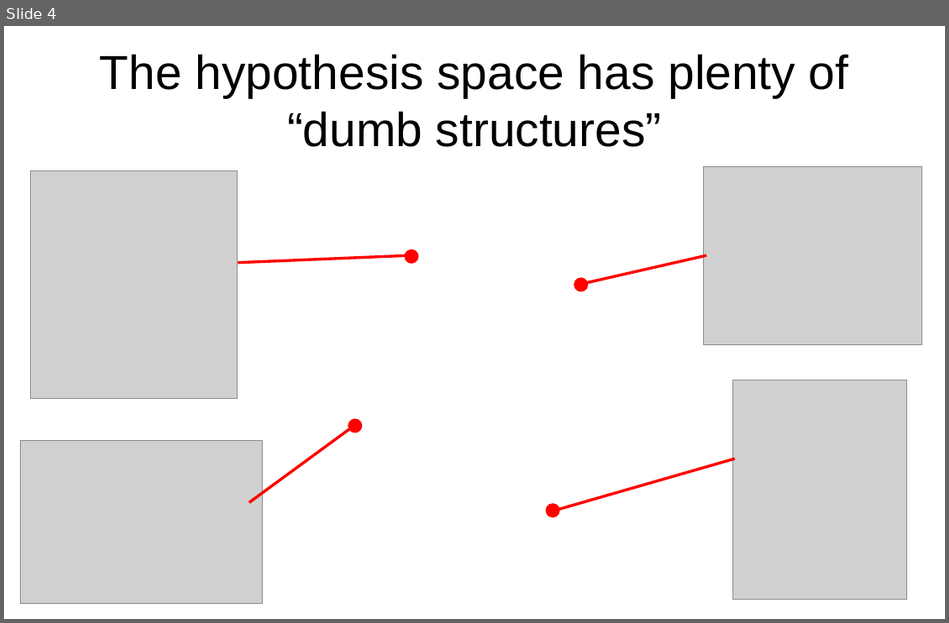
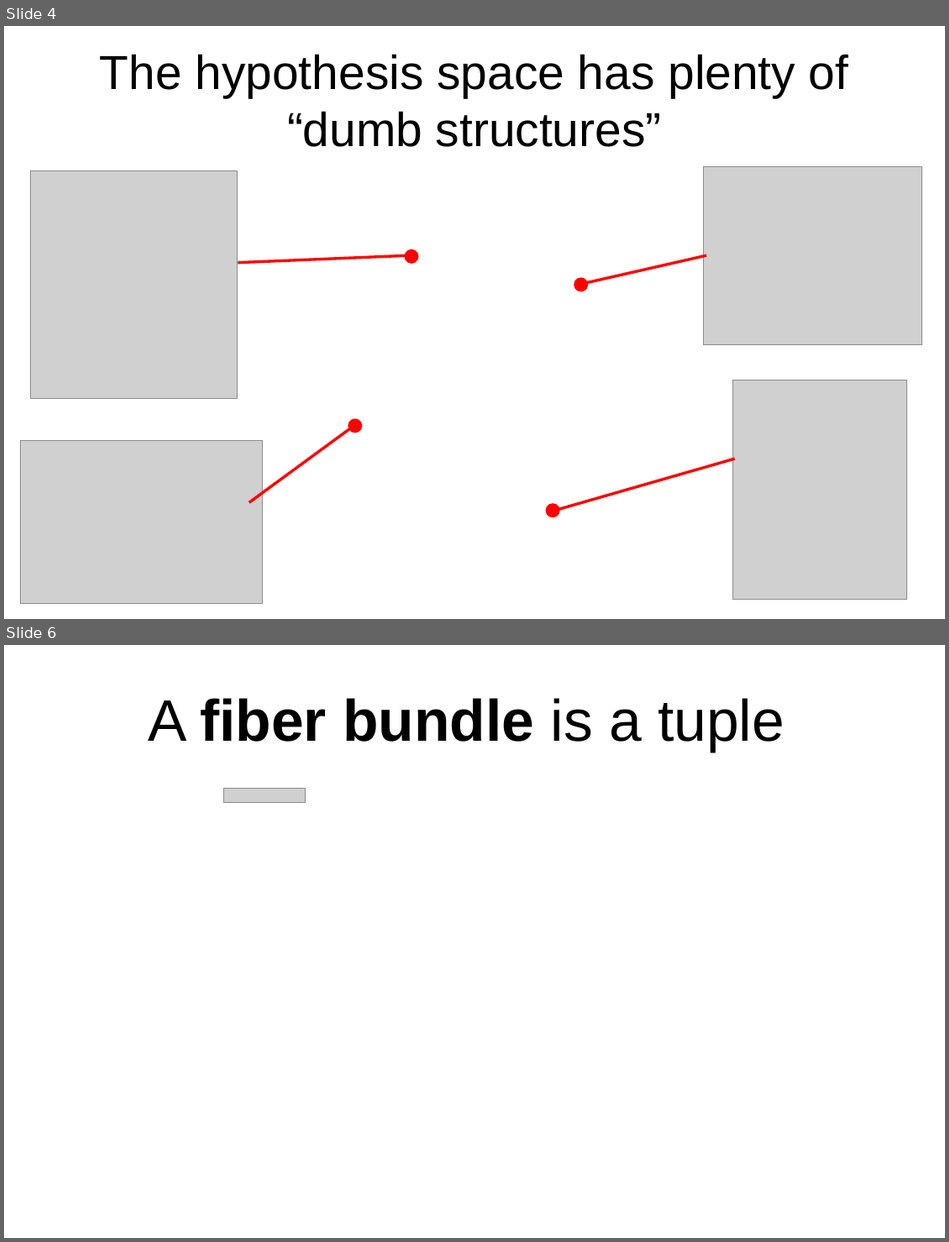
Before and after one commit to Cybernetic1/2024, a slide deck: video-AGI-2024/presentation.odp. Shown one above the other, each under a label of ours: slide 4 before the commit, slides 4 and 6 after it; the slides between them are not shown. The pictures are 949x623 and 949x1242 pixels, drawn with LibreOffice and Linux fonts; fonts in the diff are those of the drawing; grey boxes stand for pictures; background and template pictures are left out. Boxes give left, top, right and bottom in pixels: in the first picture for what was removed or moved away, otherwise in the second. Text is boxed around its words. In the diff, an @@ line names an element or a change of style, - is before the commit and + after.

```diff
--- a/video-AGI-2024/presentation.odp
+++ b/video-AGI-2024/presentation.odp
@@ slide 6 added at [4, 645, 945, 1238], background #FFFFFF @@
@@ title added at [148, 698, 784, 753], 58.7 pt, text #000000, bold @@
+A fiber bundle is a tuple
@@ picture added at [223, 789, 306, 803] @@
```
Also in this commit, not shown: 1 slide changed, 1 slide removed, 6 other files.
